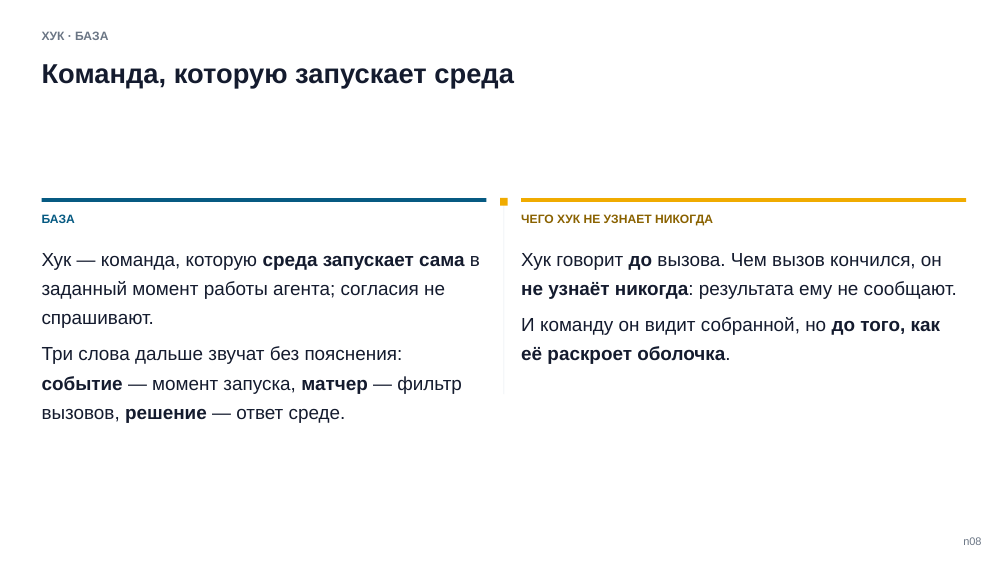
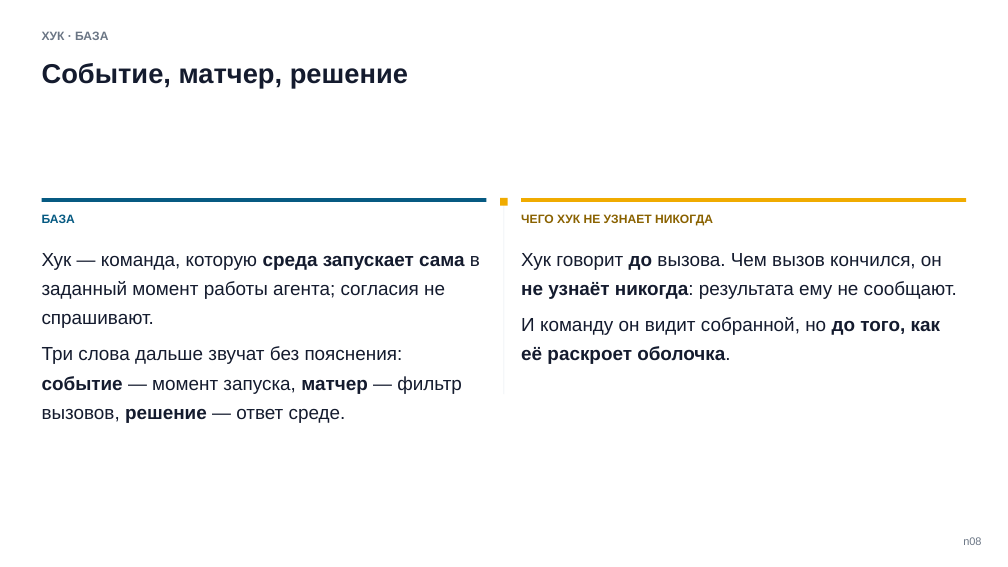
Before and after one commit to tellina-study/AI-usage-lessons, a slide deck: slide 8 of library/seminars/sem-05/rendered/sem-05.pptx. Drawn at 1008x567 pixels with LibreOffice and Linux fonts; fonts in the diff are those of the drawing. Boxes give left, top, right and bottom in pixels: in the first picture for what was removed or moved away, otherwise in the second. Text is boxed around its words. In the diff, an @@ line names an element or a change of style, - is before the commit and + after.

```diff
--- a/library/seminars/sem-05/rendered/sem-05.pptx
+++ b/library/seminars/sem-05/rendered/sem-05.pptx
@@ text at bbox=[42, 63, 408, 88]: text changed @@
-Команда, которую запускает среда
+Событие, матчер, решение
```
Also in this commit, not shown: 2 other slides changed, 9 other files.
